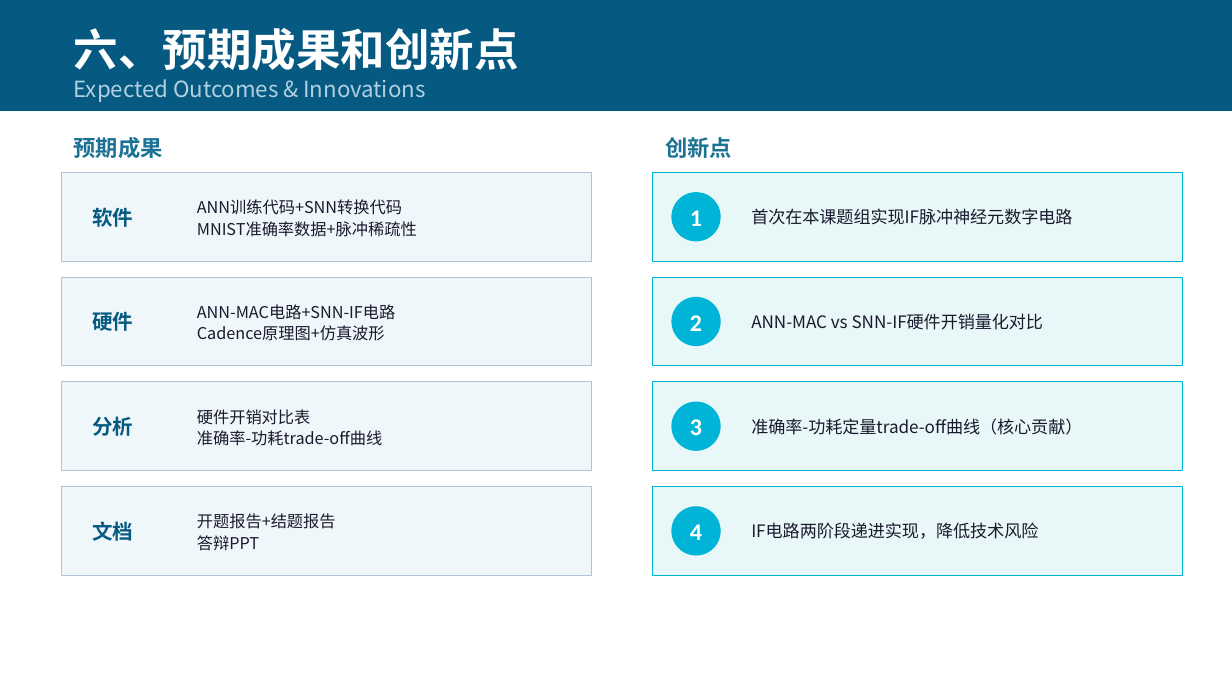
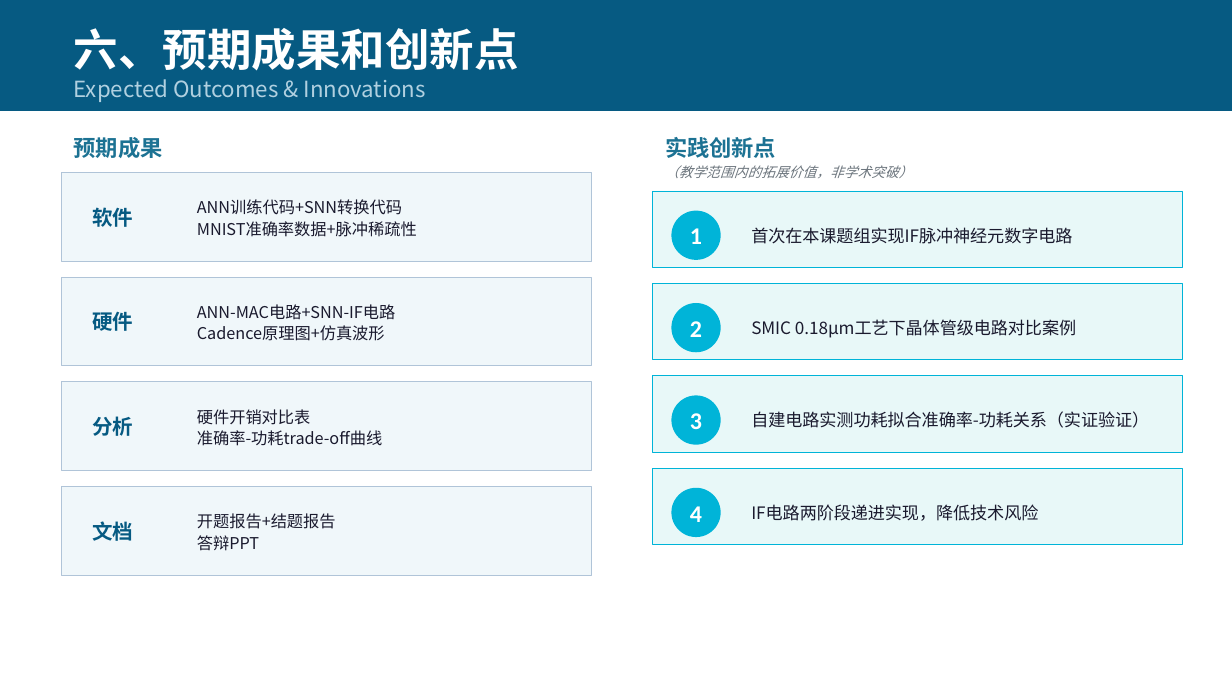
Before and after one commit to jingzhao-l/mnist-snn-hardware-tradeoff, a slide deck: slide 10 of 报告/开题报告.pptx. Drawn at 1232x693 pixels with LibreOffice and Linux fonts; fonts in the diff are those of the drawing. Boxes give left, top, right and bottom in pixels: in the first picture for what was removed or moved away, otherwise in the second. Text is boxed around its words. In the diff, an @@ line names an element or a change of style, - is before the commit and + after.

```diff
--- a/报告/开题报告.pptx
+++ b/报告/开题报告.pptx
@@ text at <box>665,137,776,158</box>: text changed @@
-创新点
+实践创新点
@@ text added at <box>665,165,913,178</box>, 8 pt, text #6C757D, italic @@
+（教学范围内的拓展价值，非学术突破）
@@ rectangle: place and size @@
-rectangle at <box>653,172,1183,261</box>
+rectangle at <box>653,191,1183,267</box>
@@ 2 texts, 1 ellipse: place and size @@
-2 texts, 1 ellipse at <box>671,192,1072,241</box>
+2 texts, 1 ellipse at <box>671,211,1072,260</box>
@@ rectangle: place and size @@
-rectangle at <box>653,277,1183,366</box>
+rectangle at <box>653,283,1183,360</box>
@@ text "2": place and size @@
-text "2" at <box>690,315,702,331</box>
+text "2" at <box>690,321,702,337</box>
@@ ellipse: place and size @@
-ellipse at <box>671,297,721,346</box>
+ellipse at <box>671,303,721,352</box>
@@ text removed at <box>751,313,1044,330</box> @@
-ANN-MAC vs SNN-IF硬件开销量化对比
@@ text added at <box>751,319,1076,338</box>, 10 pt, text #1A1A2E @@
+SMIC 0.18μm工艺下晶体管级电路对比案例
@@ rectangle: place and size @@
-rectangle at <box>653,382,1183,471</box>
+rectangle at <box>653,376,1183,452</box>
@@ text "3": place and size @@
-text "3" at <box>690,419,702,435</box>
+text "3" at <box>690,413,702,429</box>
@@ ellipse: place and size @@
-ellipse at <box>671,402,721,451</box>
+ellipse at <box>671,395,721,445</box>
@@ text at <box>751,411,1149,428</box>: text changed @@
-准确率-功耗定量trade-off曲线（核心贡献）
+自建电路实测功耗拟合准确率-功耗关系（实证验证）
@@ rectangle: place and size @@
-rectangle at <box>653,487,1183,575</box>
+rectangle at <box>653,468,1183,545</box>
@@ 2 texts, 1 ellipse: place and size @@
-2 texts, 1 ellipse at <box>671,506,1038,556</box>
+2 texts, 1 ellipse at <box>671,488,1038,537</box>
```
Also in this commit, not shown: 1 slide added, 1 slide removed, 2 other files.
